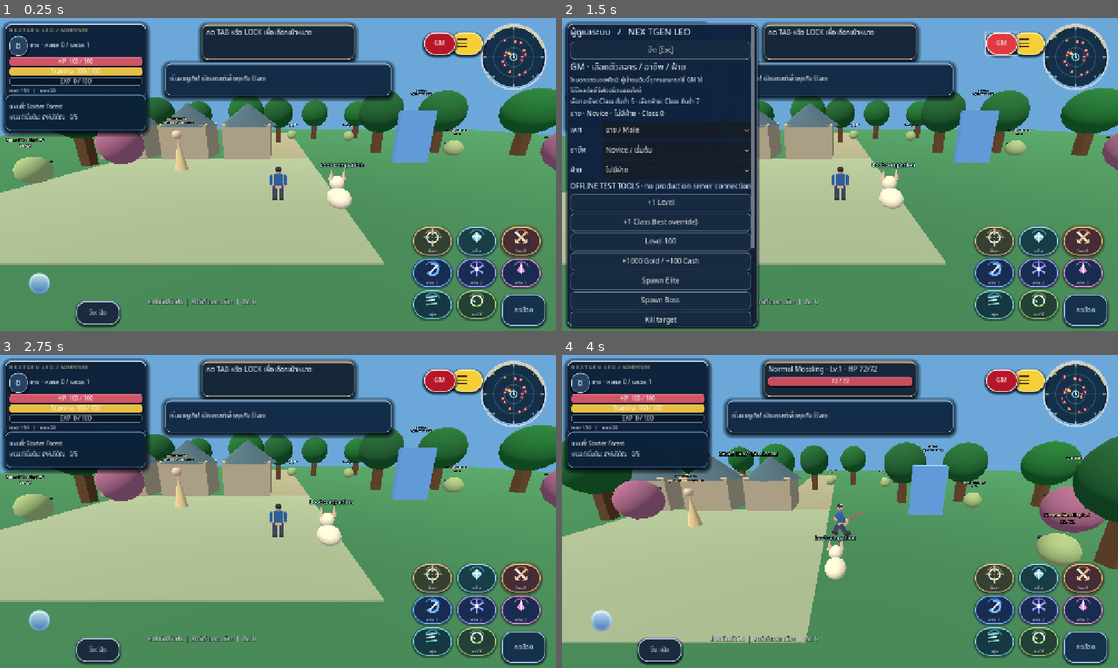
Above: before the commit, frames 1-4 (two rows, left to right).
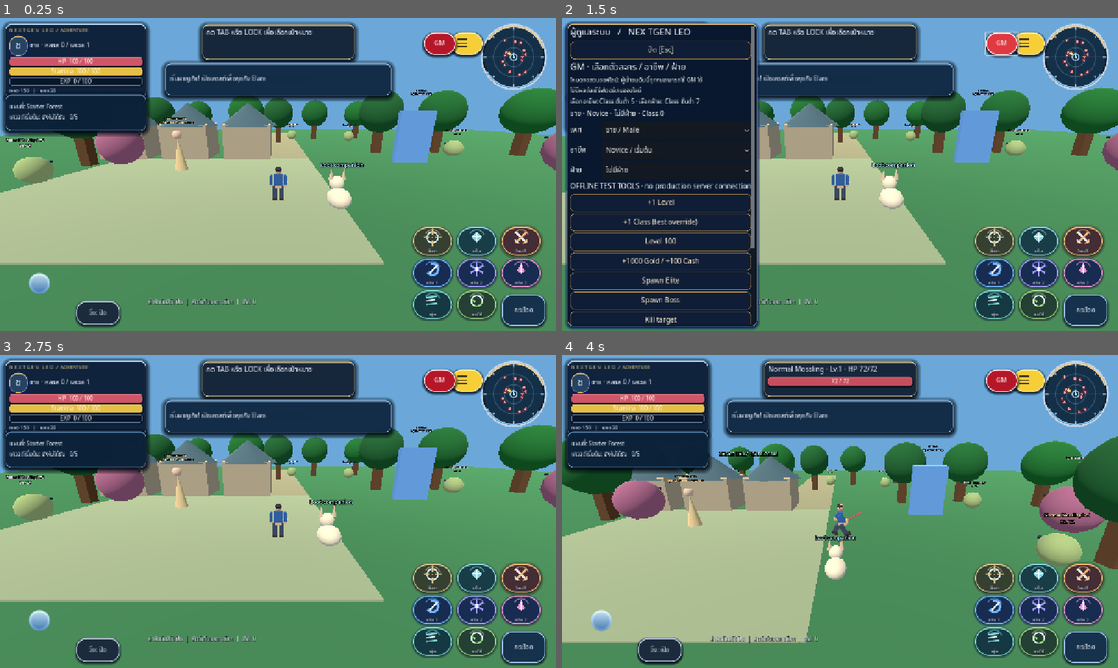
Above: after the commit, the same moments.

Repository: redfullmoon209-debug/NexTgenLeo
Game: Godot game, scene res://scenes/main.tscn
Same seed, same stepped clock (60 frames per second), same inputs: the game is played once before the commit and once after it.
Inputs (mouse positions are in pixels of both pictures, inside the frame that each line leads up to):
- Up to frame 1 (0.25 s): no input
- Up to frame 2 (1.5 s): click (1029, 43) at 0.5 s; click "GM" at 1.25 s
- Up to frame 3 (2.75 s): click "ปิด [Esc]" at 2 s
- Up to frame 4 (4 s): click "กระโดด" at 2.75 s; tap Enter at 3.5 s; move the mouse to (962, 495) at 3.52 s; hold D from 3.53 s (still down); tap Tab at 3.6 s; click (962, 495) at 3.67 s; tap Space at 3.77 s

The runs differ from the first frame. In frame 1, less than 0.1% of the frame differs, in the area x 1-6%, y 5-13%; in frame 2, 2.3%, in the area x 0-36%, y 1-100%; in frame 3, less than 0.1%; in frame 4, less than 0.1%.

Commit message:
Add pinned royal left menu and persistent 19-slot inventory alongside selected system

Diff:
--- a/scripts/gameplay.gd
+++ b/scripts/gameplay.gd
@@ -48,6 +48,10 @@
 var player_dropdown_column: VBoxContainer
 var dropdown_backdrop: ColorRect
 var dropdown_entries: Dictionary = {}
+var bag_dock_panel: PanelContainer
+var bag_dock_menu: VBoxContainer
+var bag_page_size := 40
+var bag_page_count := 5
 var gm_authorized := false
 var active_panel := ""
 var bag_page := 0
@@ -409,9 +413,10 @@
 	button.mouse_filter = Control.MOUSE_FILTER_STOP
 	button.text = text
 	button.custom_minimum_size = Vector2(74, 40)
-	button.add_theme_stylebox_override("normal", _style(Color("182b40e8"), Color("697d8f")))
-	button.add_theme_stylebox_override("hover", _style(Color("33506b"), Color("ddc58d")))
-	button.add_theme_stylebox_override("pressed", _style(Color("44617d"), Color("f1d89d")))
+	button.add_theme_stylebox_override("normal", _style(Color("101d36f3"), Color("b48a49")))
+	button.add_theme_stylebox_override("hover", _style(Color("163b70"), Color("e7c478")))
+	button.add_theme_stylebox_override("pressed", _style(Color("174b91"), Color("ffde8a")))
+	button.add_theme_color_override("font_color", Color("f8e8c5"))
 	button.pressed.connect(callback)
 	(parent if parent != null else world.hud).add_child(button)
 	return button
@@ -440,9 +445,9 @@
 	dropdown_backdrop.z_index = 80
 	dropdown_backdrop.gui_input.connect(func(event):
 		if event is InputEventMouseButton and event.pressed:
-			_close_player_dropdown()
+			_close_panel()
 		elif event is InputEventScreenTouch and event.pressed:
-			_close_player_dropdown()
+			_close_panel()
 	)
 	world.hud.add_child(dropdown_backdrop)
 	dropdown_backdrop.hide()
@@ -451,7 +456,7 @@
 	player_dropdown.z_index = 91
 	player_dropdown.mouse_filter = Control.MOUSE_FILTER_STOP
 	player_dropdown.set_meta("leo_fantasy_skin", true)
-	player_dropdown.add_theme_stylebox_override("panel", _silver_panel_style(11, Color("0d213ceF")))
+	player_dropdown.add_theme_stylebox_override("panel", _silver_panel_style(11, Color("081a34f8")))
 	world.hud.add_child(player_dropdown)
 	var scroll := ScrollContainer.new()
 	scroll.name = "DropdownScroll"
@@ -462,7 +467,8 @@
 	player_dropdown_column.size_flags_horizontal = Control.SIZE_EXPAND_FILL
 	player_dropdown_column.add_theme_constant_override("separation", 3)
 	scroll.add_child(player_dropdown_column)
-	var title := _label("เมนูหลัก", 17)
+	var title := _label("NEX TGEN LEO\nเมนูหลัก", 17)
+	title.add_theme_color_override("font_color", Color("f6d991"))
 	title.horizontal_alignment = HORIZONTAL_ALIGNMENT_CENTER
 	player_dropdown_column.add_child(title)
 	var specs := [
@@ -482,14 +488,14 @@
 		var title_text: String = "  %s  %s  %s" % [str(spec[1]), "ผู้เล่นและระบบ" if menu_id == "Connect" else _thai_panel_name(menu_id), str(spec[2])]
 		var entry := _button(title_text, func(): _open_player_menu(menu_id), player_dropdown_column)
 		entry.name = "Menu_" + menu_id
-		entry.custom_minimum_size = Vector2(215, 38)
+		entry.custom_minimum_size = Vector2(135, 45)
 		entry.size_flags_horizontal = Control.SIZE_EXPAND_FILL
 		entry.alignment = HORIZONTAL_ALIGNMENT_LEFT
 		entry.set_meta("leo_fantasy_skin", true)
 		entry.add_theme_font_size_override("font_size", 14)
-		entry.add_theme_stylebox_override("normal", _silver_panel_style(7, Color("152e4adf")))
-		entry.add_theme_stylebox_override("hover", _silver_panel_style(7, Color("2c4f73ff")))
-		entry.add_theme_stylebox_override("pressed", _silver_panel_style(7, Color("365e82ff")))
+		entry.add_theme_stylebox_override("normal", _silver_panel_style(7, Color("10223cef")))
+		entry.add_theme_stylebox_override("hover", _silver_panel_style(7, Color("19478aff")))
+		entry.add_theme_stylebox_override("pressed", _silver_panel_style(7, Color("2561b6ff")))
 		dropdown_entries[menu_id] = entry
 	player_dropdown.hide()
 	menu_toggle_button = _button("", _toggle_player_dropdown)
@@ -527,17 +533,21 @@
 	_refresh_gm_button()
 
 func _toggle_player_dropdown() -> void:
+	var viewport_size: Vector2 = world.get_viewport().get_visible_rect().size
+	if viewport_size.y > viewport_size.x:
+		# Narrow phones use the menu as a modal list; desktop uses a pinned sidebar.
+		if player_dropdown.visible:
+			_close_player_dropdown()
+		else:
+			dropdown_backdrop.show()
+			player_dropdown.show()
+			player_dropdown.move_to_front()
+			menu_toggle_button.move_to_front()
+		return
 	if player_dropdown.visible:
-		_close_player_dropdown()
+		_close_panel()
 	else:
-		panel.hide()
-		active_panel = ""
-		dropdown_backdrop.show()
-		player_dropdown.show()
-		player_dropdown.move_to_front()
-		menu_toggle_button.move_to_front()
-		if owner_gm_button.visible:
-			owner_gm_button.move_to_front()
+		_show_panel("Bag")
 
 func _close_player_dropdown() -> void:
 	if is_instance_valid(player_dropdown):
@@ -545,9 +555,45 @@
 	if is_instance_valid(dropdown_backdrop):
 		dropdown_backdrop.hide()
 
+func _refresh_sidebar_selection() -> void:
+	for menu_id in dropdown_entries:
+		var entry: Button = dropdown_entries[menu_id]
+		if not is_instance_valid(entry):
+			continue
+		var selected: bool = str(menu_id) == active_panel
+		entry.add_theme_stylebox_override("normal", _silver_panel_style(7, Color("1251a5fa") if selected else Color("10223cef")))
+		entry.add_theme_color_override("font_color", Color("ffffff") if selected else Color("f4dfb5"))
+
 func _open_player_menu(name: String) -> void:
-	_close_player_dropdown()
+	if player_dropdown.visible and panel.visible and active_panel == name:
+		return
 	_show_panel(name)
+
+func _workspace_has_bag_dock() -> bool:
+	var view_size: Vector2 = world.get_viewport().get_visible_rect().size
+	return view_size.x >= 1180.0 and view_size.x > view_size.y and not network.active and not network.connecting and active_panel not in ["", "Bag", "GM", "Death", "OwnerLogin"]
+
+func _refresh_bag_dock() -> void:
+	if not _workspace_has_bag_dock():
+		bag_dock_panel.hide()
+		return
+	for child in bag_dock_menu.get_children():
+		bag_dock_menu.remove_child(child)
+		child.queue_free()
+	# Reuse the original inventory/equipment builder. Never create a smaller
+	# replacement equipment view: preserve all 19 slots and their ordering.
+	var detail_panel: PanelContainer = panel
+	var detail_menu: VBoxContainer = menu
+	var detail_name: String = active_panel
+	panel = bag_dock_panel
+	menu = bag_dock_menu
+	active_panel = "Bag"
+	menu.add_child(_label("กระเป๋า / ตัวละครและอุปกรณ์", 16))
+	_bag()
+	panel = detail_panel
+	menu = detail_menu
+	active_panel = detail_name
+	bag_dock_panel.show()
 
 func _player_entry_rects() -> Dictionary:
 	var rects: Dictionary = {}
@@ -730,7 +776,7 @@
 	panel.z_index = 100
 	panel.mouse_filter = Control.MOUSE_FILTER_STOP
 	panel.set_meta("leo_fantasy_skin", true)
-	panel.add_theme_stylebox_override("panel", _silver_panel_style(12, Color("102440f7")))
+	panel.add_theme_stylebox_override("panel", _silver_panel_style(12, Color("09182dfb")))
 	world.hud.add_child(panel)
 	var scroll := ScrollContainer.new()
 	scroll.horizontal_scroll_mode = ScrollContainer.SCROLL_MODE_DISABLED
@@ -739,6 +785,20 @@
 	menu.size_flags_horizontal = Control.SIZE_EXPAND_FILL
 	scroll.add_child(menu)
 	panel.hide()
+	bag_dock_panel = PanelContainer.new()
+	bag_dock_panel.name = "PersistentBagDock"
+	bag_dock_panel.z_index = 96
+	bag_dock_panel.mouse_filter = Control.MOUSE_FILTER_STOP
+	bag_dock_panel.set_meta("leo_fantasy_skin", true)
+	bag_dock_panel.add_theme_stylebox_override("panel", _silver_panel_style(12, Color("09182dfb")))
+	world.hud.add_child(bag_dock_panel)
+	var bag_scroll := ScrollContainer.new()
+	bag_scroll.horizontal_scroll_mode = ScrollContainer.SCROLL_MODE_DISABLED
+	bag_dock_panel.add_child(bag_scroll)
+	bag_dock_menu = VBoxContainer.new()
+	bag_dock_menu.size_flags_horizontal = Control.SIZE_EXPAND_FILL
+	bag_scroll.add_child(bag_dock_menu)
+	bag_dock_panel.hide()
 	world.get_viewport().size_changed.connect(_layout)
 	_layout()
 
@@ -896,30 +956,42 @@
 		dropdown_backdrop.position = Vector2.ZERO
 		dropdown_backdrop.size = size
 	if is_instance_valid(player_dropdown):
-		player_dropdown.scale = Vector2.ONE * visual_scale
+		player_dropdown.scale = Vector2.ONE * visual_scale if portrait else Vector2.ONE
 		if portrait:
 			var max_local_width := bounds.size.x / visual_scale
 			var max_local_height := bounds.size.y / visual_scale
 			player_dropdown.size = Vector2(minf(240.0, max_local_width), minf(475.0, max_local_height - 225.0))
 			player_dropdown.position = Vector2(bounds.end.x - player_dropdown.size.x * visual_scale, menu_top + 58.0 * visual_scale)
 		else:
-			var dropdown_height := minf(475.0, maxf(180.0, size.y - 108.0))
-			player_dropdown.size = Vector2(minf(240.0, maxf(170.0, size.x - 16.0)), dropdown_height)
-			player_dropdown.position = Vector2(maxf(8.0, size.x - 425.0), 92.0 if size.y >= 560.0 else 65.0)
-	panel.position = bounds.position if portrait else Vector2(12, 12)
-	if active_panel == "Bag":
-		var bag_width: float = minf(620.0, maxf(300.0, size.x * 0.44))
-		if portrait:
-			bag_width = bounds.size.x
-		var bag_height: float = maxf(160.0, size.y - 24.0)
-		panel.size = Vector2(minf(bag_width, maxf(150.0, size.x - 24.0)), bag_height)
-	else:
-		panel.size = Vector2(minf(390.0, maxf(150.0, size.x - 24.0)), maxf(160.0, size.y - 24.0))
+			player_dropdown.size = Vector2(154.0, maxf(160.0, size.y - 24.0))
+			player_dropdown.position = Vector2(12.0, 12.0)
+	bag_dock_panel.hide()
+	bag_dock_panel.scale = Vector2.ONE
+	panel.scale = Vector2.ONE
 	if portrait:
+		panel.position = bounds.position
 		panel.scale = Vector2.ONE * visual_scale
 		panel.size = bounds.size / visual_scale
+	elif active_panel in ["GM", "Death", "OwnerLogin"] or active_panel.is_empty():
+		panel.position = Vector2(12, 12)
+		panel.size = Vector2(minf(390.0, maxf(150.0, size.x - 24.0)), maxf(160.0, size.y - 24.0))
 	else:
-		panel.scale = Vector2.ONE
+		# Fixed desktop workspace: left navigation, unchanged 19-slot bag
+		# and optional selected-system pane, leaving game scenery at right.
+		var content_x: float = 174.0
+		var content_height: float = maxf(160.0, size.y - 24.0)
+		if active_panel == "Bag":
+			panel.position = Vector2(content_x, 12.0)
+			panel.size = Vector2(minf(600.0, maxf(260.0, size.x - content_x - 24.0)), content_height)
+		elif _workspace_has_bag_dock():
+			var dock_width: float = minf(590.0, maxf(550.0, size.x - content_x - 340.0))
+			bag_dock_panel.position = Vector2(content_x, 12.0)
+			bag_dock_panel.size = Vector2(dock_width, content_height)
+			panel.position = Vector2(content_x + dock_width + 8.0, 12.0)
+			panel.size = Vector2(minf(355.0, maxf(200.0, size.x - panel.position.x - 170.0)), content_height)
+		else:
+			panel.position = Vector2(content_x, 12.0)
+			panel.size = Vector2(minf(540.0, maxf(230.0, size.x - content_x - 24.0)), content_height)
 
 func _tell(text: String) -> void:
 	notice.text = text
@@ -1384,7 +1456,9 @@
 func _close_panel() -> void:
 	_close_player_dropdown()
 	panel.hide()
+	bag_dock_panel.hide()
 	active_panel = ""
+	_refresh_sidebar_selection()
 
 func _thai_panel_name(name: String) -> String:
 	var names := {"BulkSellConfirm":"ยืนยันขายหลายชิ้น", "Bag":"กระเป๋า", "Shop":"ร้านค้า", "Cash":"ร้านค้าแคช", "Status": …(270 unchanged characters)…
@@ -1394,15 +1468,23 @@
 	if name == "GM" and not _can_use_gm():
 		_tell("GM ออนไลน์ใช้ได้เฉพาะเจ้าของที่ผ่านการยืนยันสิทธิ์กับเซิร์ฟเวอร์")
 		return
-	_close_player_dropdown()
 	if panel.visible and active_panel == name:
 		_close_panel()
 		return
 	active_panel = name
+	var view_size: Vector2 = world.get_viewport().get_visible_rect().size
+	var landscape_menu: bool = view_size.x > view_size.y and name not in ["GM", "Death", "OwnerLogin"]
+	if landscape_menu:
+		dropdown_backdrop.show()
+		player_dropdown.show()
+	else:
+		_close_player_dropdown()
 	for child in menu.get_children():
 		menu.remove_child(child)
 		child.queue_free()
 	_layout()
+	_refresh_sidebar_selection()
+	_refresh_bag_dock()
 	panel.show()
 	panel.move_to_front() # last sibling receives clicks before HUD controls beneath it
 	var heading := _label(_thai_panel_name(name) + "   /   NEX TGEN LEO", 21)
@@ -1493,12 +1575,12 @@
 func _silver_panel_style(radius: int = 10, surface: Color = Color("0b1c34f6")) -> StyleBoxFlat:
 	var style := StyleBoxFlat.new()
 	style.bg_color = surface
-	style.border_color = Color("b6c9df")
+	style.border_color = Color("d6b26c")
 	style.set_border_width_all(1)
-	style.border_width_top = 2
+	style.border_width_top = 3
 	style.set_corner_radius_all(radius)
-	style.shadow_color = Color("020714c8")
-	style.shadow_size = 6
+	style.shadow_color = Color("071d64d4")
+	style.shadow_size = 7
 	style.shadow_offset = Vector2(0, 3)
 	style.content_margin_left = 6
 	style.content_margin_right = 6
@@ -1582,7 +1664,7 @@
 	bag_character_panel = PanelContainer.new()
 	bag_character_panel.name = "CharacterAndEquipment"
 	bag_character_panel.set_meta("leo_fantasy_skin", true)
-	bag_character_panel.add_theme_stylebox_override("panel", _silver_panel_style(10, Color("122944f8")))
+	bag_character_panel.add_theme_stylebox_override("panel", _silver_panel_style(10, Color("0b2246fa")))
 	bag_character_panel.size_flags_horizontal = Control.SIZE_EXPAND_FILL
 	bag_character_panel.size_flags_vertical = Control.SIZE_EXPAND_FILL
 	if wide: bag_character_panel.custom_minimum_size.x = 230
@@ -1673,7 +1755,7 @@
 	bag_inventory_panel = PanelContainer.new()
 	bag_inventory_panel.name = "InventoryRight"
 	bag_inventory_panel.set_meta("leo_fantasy_skin", true)
-	bag_inventory_panel.add_theme_stylebox_override("panel", _silver_panel_style(10, Color("122944f8")))
+	bag_inventory_panel.add_theme_stylebox_override("panel", _silver_panel_style(10, Color("0b2246fa")))
 	bag_inventory_panel.size_flags_horizontal = Control.SIZE_EXPAND_FILL
 	bag_inventory_panel.size_flags_vertical = Control.SIZE_EXPAND_FILL
 	if wide: bag_inventory_panel.custom_minimum_size.x = 275
@@ -2009,6 +2091,7 @@
 	for chooser in gm_choosers.values():
 		if is_instance_valid(chooser) and chooser.get_popup().visible: return true
 	if panel.visible and panel.get_global_rect().has_point(point): return true
+	if bag_dock_panel.visible and bag_dock_panel.get_global_rect().has_point(point): return true
 	if is_instance_valid(player_dropdown) and player_dropdown.visible: return true
 	for button in buttons + skill_buttons + [world.jump_button, world.run_button]:
 		if button.is_visible_in_tree() and button.get_global_rect().has_point(point): return true
